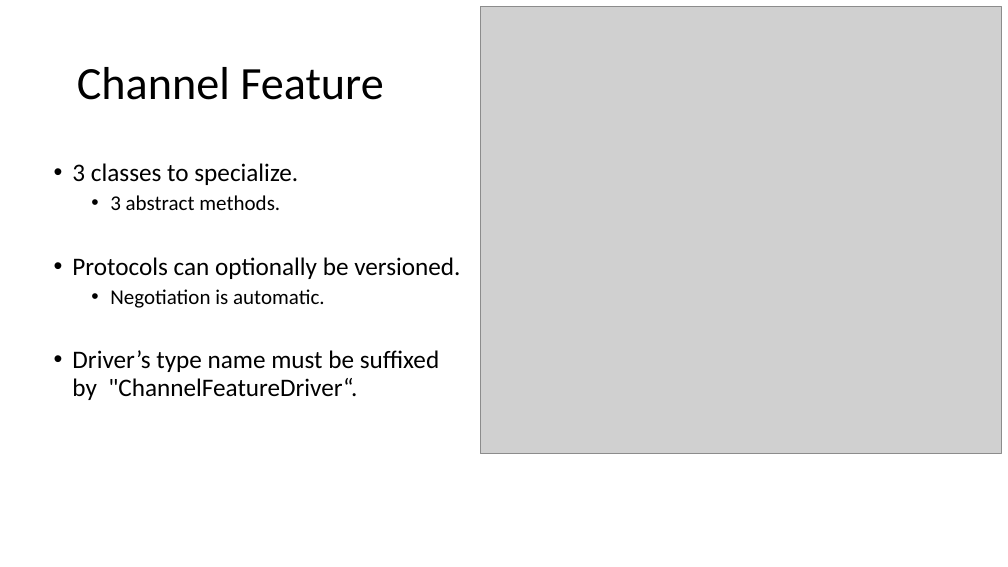
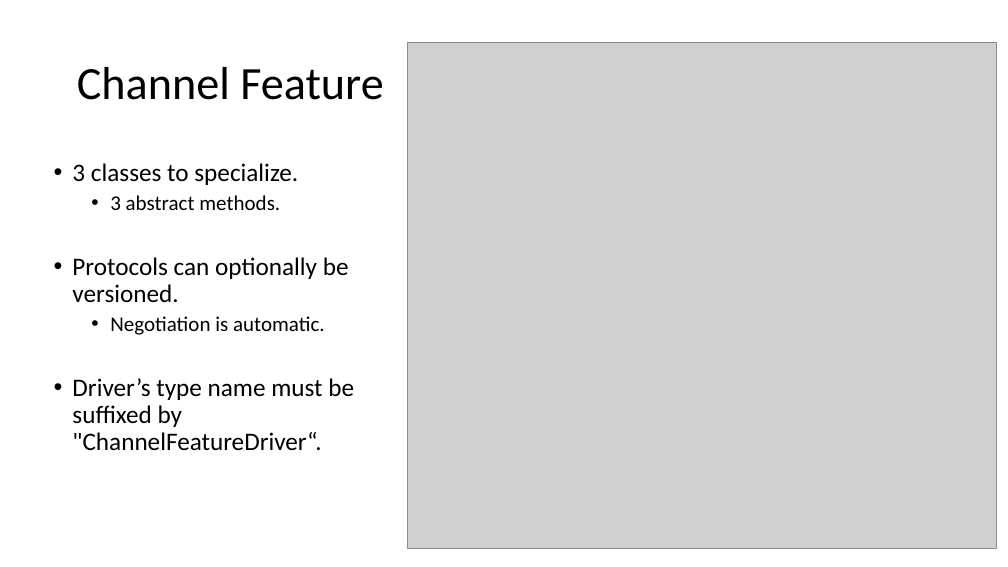
Before and after one commit to signature-opensource/CK-AppIdentity-Transport, a slide deck: slide 34 of Doc/CK-AppIdentity.pptx (slide 36 before the commit). Drawn at 1008x567 pixels with LibreOffice and Linux fonts; fonts in the diff are those of the drawing; grey boxes stand for pictures. Boxes give left, top, right and bottom in pixels: in the first picture for what was removed or moved away, otherwise in the second. Text is boxed around its words. In the diff, an @@ line names an element or a change of style, - is before the commit and + after.

```diff
--- a/Doc/CK-AppIdentity.pptx
+++ b/Doc/CK-AppIdentity.pptx
@@ picture: place and size @@
-picture at [480, 6, 1001, 454]
+picture at [408, 42, 997, 548]
@@ text "3 classes to specialize." rewrapped from [72, 163, 460, 400] to [72, 163, 354, 451] @@
```
Also in this commit, not shown: 10 other slides changed, 2 slides added, 9 slides removed, 20 other files.
